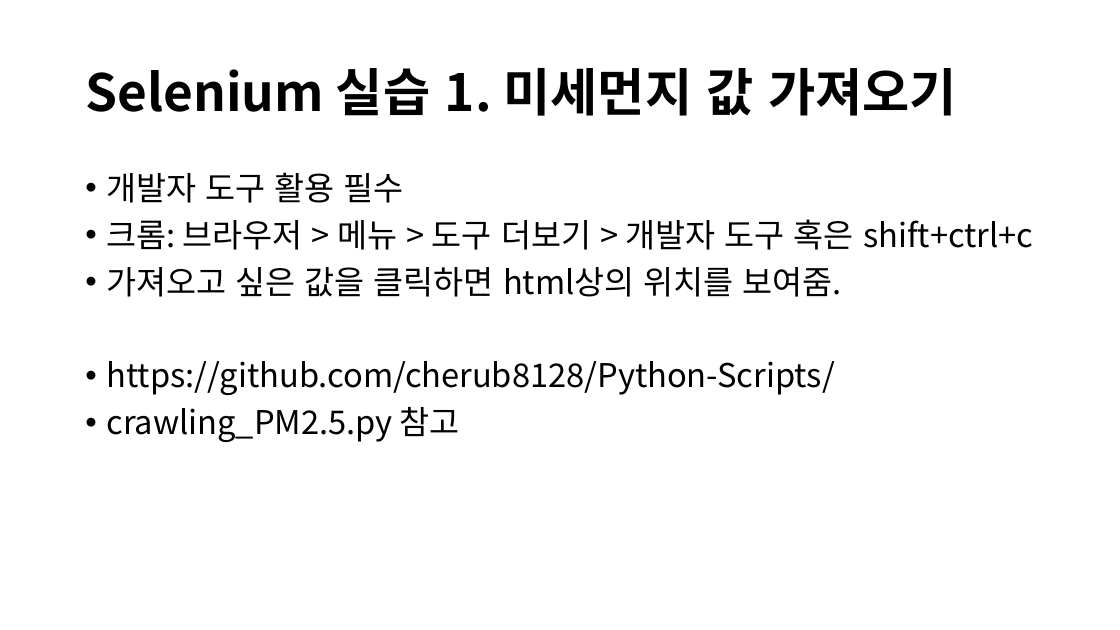
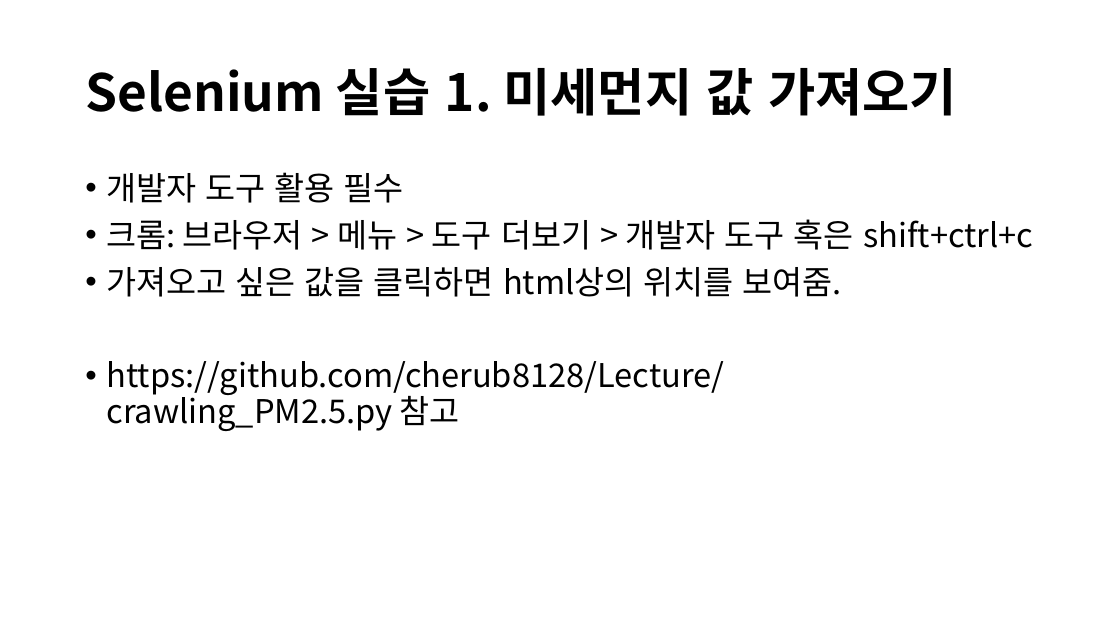
Before and after one commit to cherub8128/Lecture, a slide deck: slide 10 of About Web Crawling.pptx. Drawn at 1120x630 pixels with LibreOffice and Linux fonts; fonts in the diff are those of the drawing. Boxes give left, top, right and bottom in pixels: in the first picture for what was removed or moved away, otherwise in the second. Text is boxed around its words. In the diff, an @@ line names an element or a change of style, - is before the commit and + after.

```diff
--- a/About Web Crawling.pptx
+++ b/About Web Crawling.pptx
@@ text at [106, 361, 724, 431]: text changed @@
-• https://github.com/cherub8128/Python-Scripts/
-• crawling_PM2.5.py 참고
+• https://github.com/cherub8128/Lecture/
+  crawling_PM2.5.py 참고
```
Also in this commit, not shown: 1 other slide changed, 1 slide added, 1 other file.
